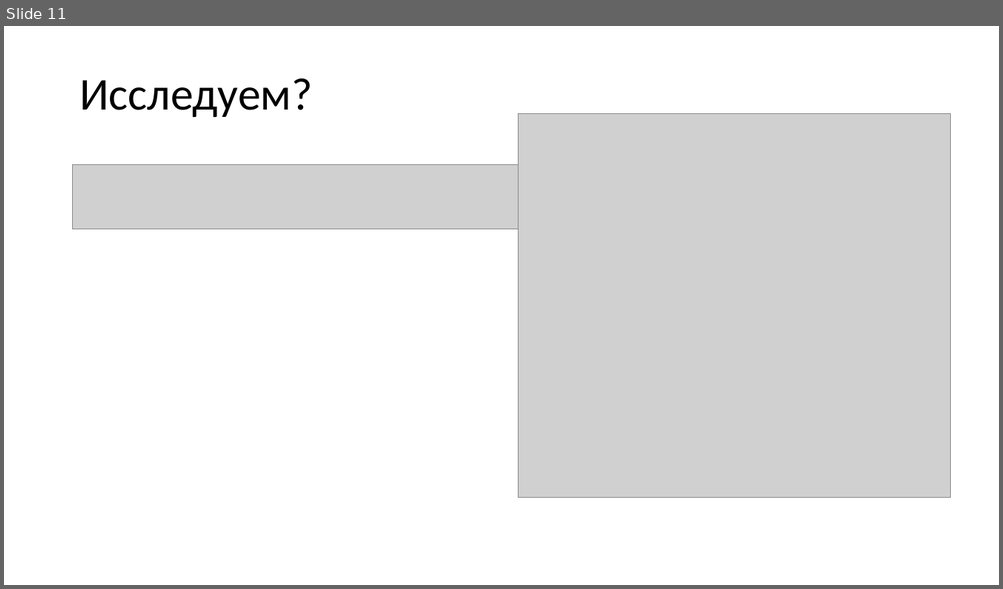
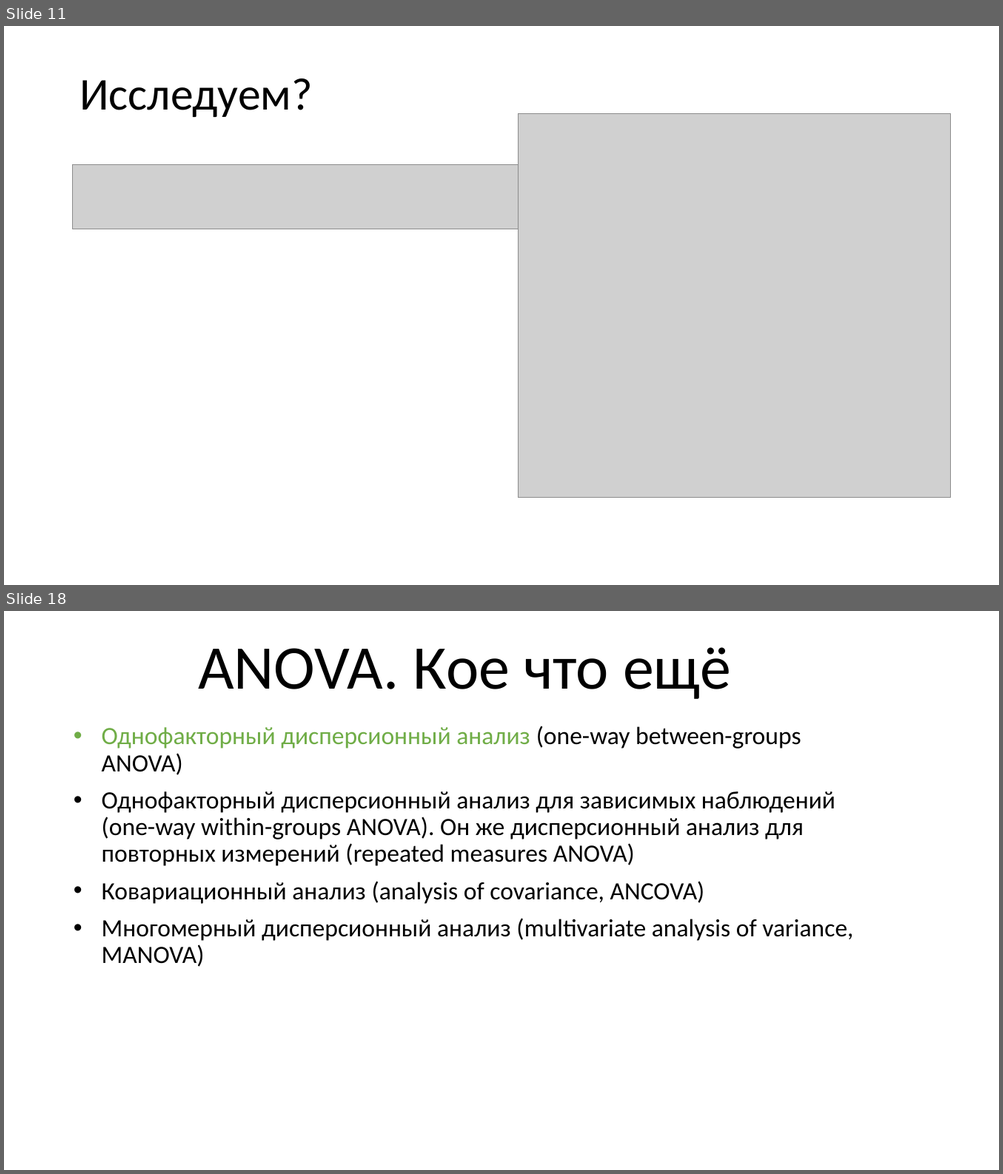
Before and after one commit to imhouston/MD-DA-2017, a slide deck: 5.1 Анализ данных. Многомерье. Начало.pptx. Shown one above the other, each under a label of ours: slide 11 before the commit, slides 11 and 18 after it; the slides between them are not shown. The pictures are 1003x589 and 1003x1174 pixels, drawn with LibreOffice and Linux fonts; fonts in the diff are those of the drawing; grey boxes stand for pictures. Boxes give left, top, right and bottom in pixels: in the first picture for what was removed or moved away, otherwise in the second. Text is boxed around its words. In the diff, an @@ line names an element or a change of style, - is before the commit and + after.

Commit message:
ANOVA

```diff
--- a/5.1 Анализ данных. Многомерье. Начало.pptx
+++ b/5.1 Анализ данных. Многомерье. Начало.pptx
@@ slide 18 added at bbox=[4, 611, 999, 1170], background #FFFFFF @@
@@ title added at bbox=[198, 647, 731, 699], 60 pt, text #000000 @@
+ANOVA. Кое что ещё
@@ subtitle added at bbox=[102, 726, 853, 967], 24 pt, text #000000 @@
+• Однофакторный дисперсионный анализ (one-way between-groups ANOVA)
+• Однофакторный дисперсионный анализ для зависимых наблюдений (one-way within-groups ANOVA). Он же дисперсионный анализ для повторных измерений (repeated measures ANOVA)
+• Ковариационный анализ (analysis of covariance, ANCOVA)
+• Многомерный дисперсионный анализ (multivariate analysis of variance, MANOVA)
```
Also in this commit, not shown: 3 slides changed, 5 other slides added, 18 slides removed, 2 other files.
